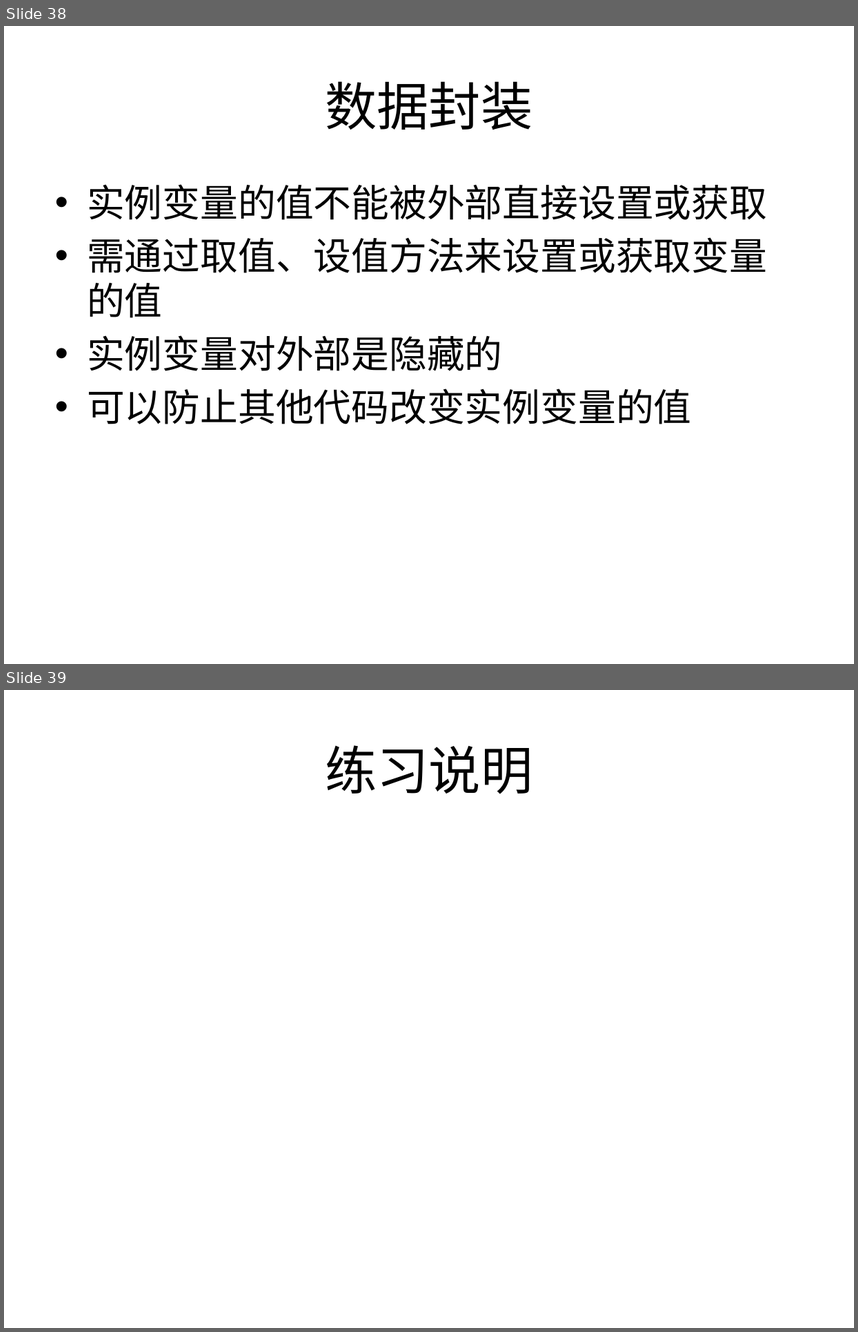
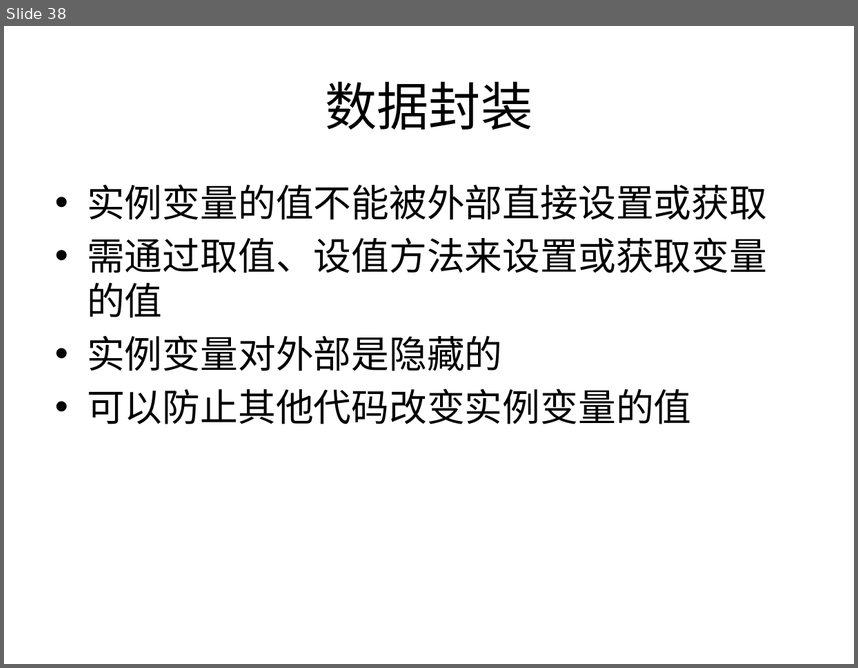
Before and after one commit to Jaykong/CourseMaterials, a slide deck: Objective_C/Chp3_Class_object_method.pptx. Shown one above the other, each under a label of ours: slides 38 and 39 before the commit, slide 38 after it. The pictures are 858x1332 and 858x668 pixels, drawn with LibreOffice and Linux fonts; fonts in the diff are those of the drawing. Boxes give left, top, right and bottom in pixels: in the first picture for what was removed or moved away, otherwise in the second. Text is boxed around its words. In the diff, an @@ line names an element or a change of style, - is before the commit and + after.

```diff
--- a/Objective_C/Chp3_Class_object_method.pptx
+++ b/Objective_C/Chp3_Class_object_method.pptx
@@ slide 39 removed at (4,690,854,1328), background #FFFFFF @@
@@ title removed at (325,745,533,794) @@
-练习说明
```
Also in this commit, not shown: 1 slide changed, 25 other files.
